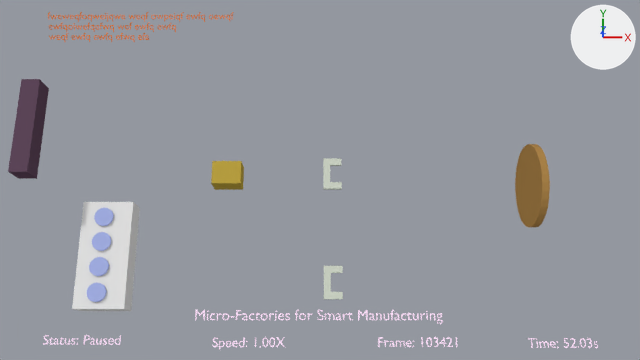
Before and after pictures for a commit that changed the Blender file gridbots/gridbots.blend.
Before and after are seen from the file's camera 'Camera'. The lights are fixed; the arrows at upper right show +X, +Y and +Z.

Objects in the first picture: 'Index-Block', 'stage', 'text_scripts', 'text_speed', 'text_title', 'water_block', 'water_block.001'.
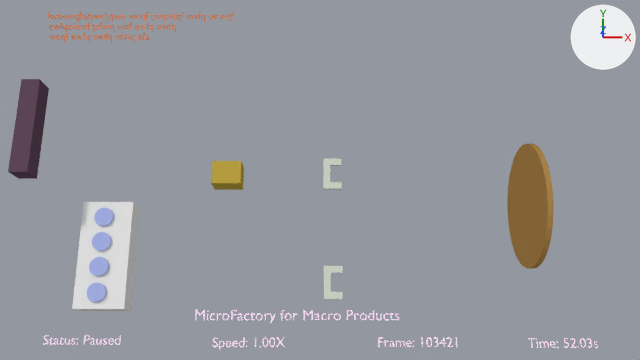
Location of each change, [x1, y1, x2, y2] in pixels of the pictures (640 x 360 px):
'stage', mesh rescaled (33% wider, 50% taller)
    before: [515, 144, 550, 227]
    after: [507, 144, 554, 269]
'text_title', text changed
    before: [195, 310, 443, 324]
    after: [195, 310, 400, 324]

The edits, one by one:
me_cylinder_009 has 64 vertices, 34 faces and spans x -0.13..0.13, y -1.5..1.5, z -1.5..1.5.
me_cylinder_009 is used by ob_stage; location (12.5, 4.0, 0.5).
me_cylinder_009 part 1: the whole mesh is scaled about its middle by (0.781, 1.52, 1.52), then moved by (0.0, -0.6, -0.54).
In text 'Text.001' (txt_text_001), body goes from 'Micro-Factories for Smart Manufacturing' to 'MicroFactory for Macro Products'.
